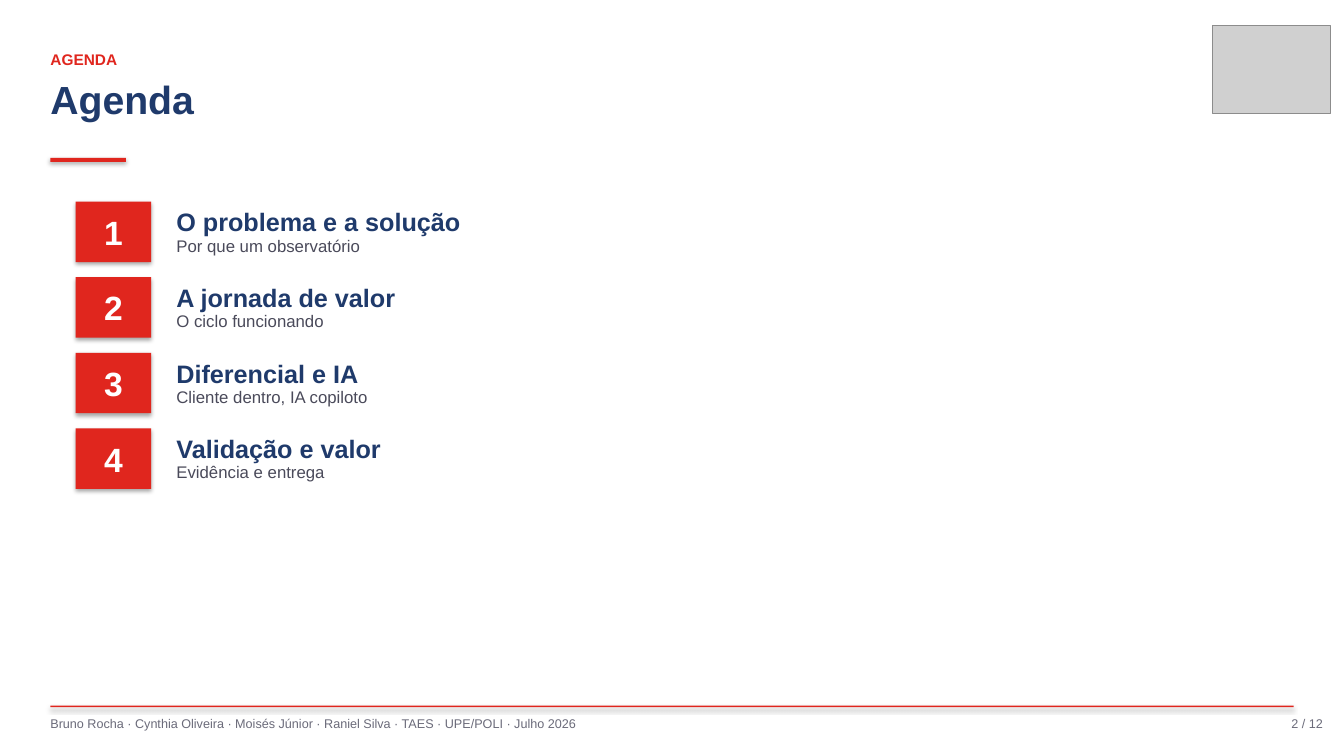
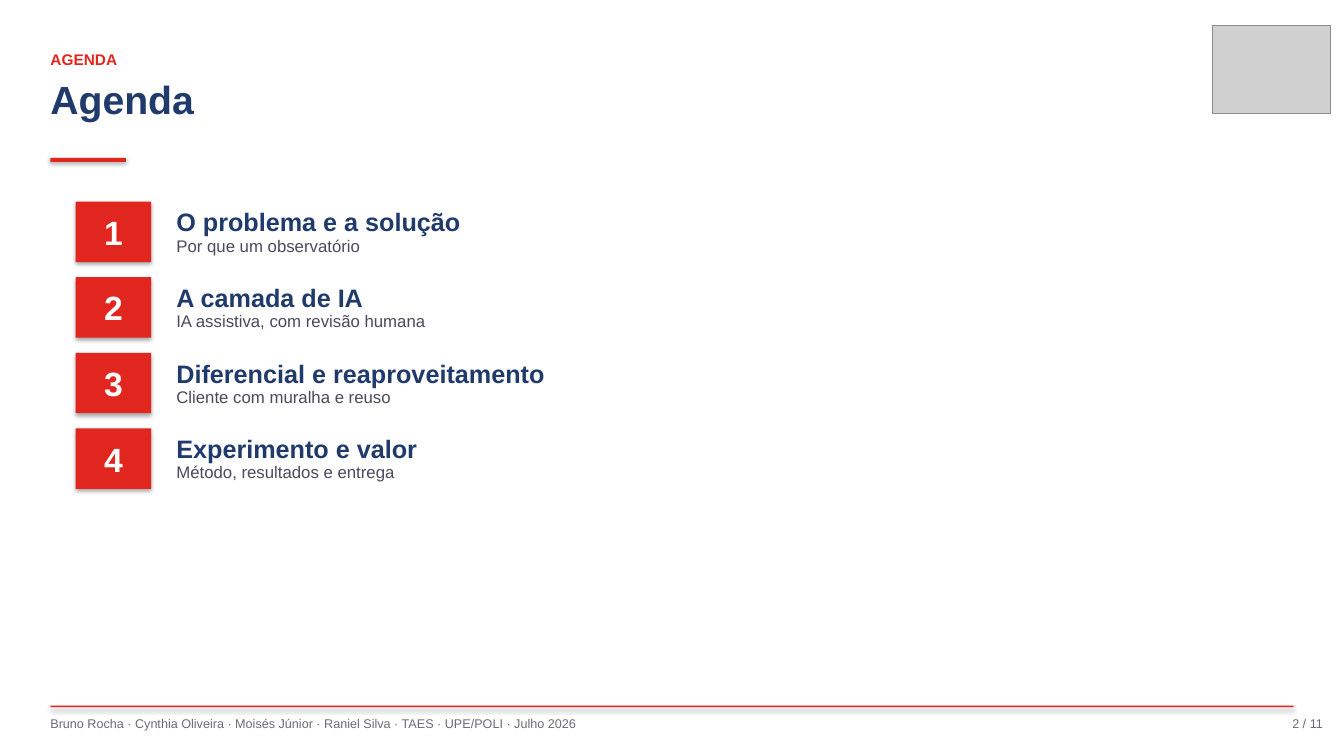
Before and after one commit to raniel90/obione, a slide deck: slide 2 of atividades/apresentacoes/ObiOne_Apresentacao_Final.pptx. Drawn at 1344x756 pixels with LibreOffice and Linux fonts; fonts in the diff are those of the drawing; grey boxes stand for pictures. Boxes give left, top, right and bottom in pixels: in the first picture for what was removed or moved away, otherwise in the second. Text is boxed around its words. In the diff, an @@ line names an element or a change of style, - is before the commit and + after.

```diff
--- a/atividades/apresentacoes/ObiOne_Apresentacao_Final.pptx
+++ b/atividades/apresentacoes/ObiOne_Apresentacao_Final.pptx
@@ text at [176,288,363,308]: text changed @@
-A jornada de valor
+A camada de IA
@@ text at [176,315,426,329]: text changed @@
-O ciclo funcionando
+IA assistiva, com revisão humana
@@ text at [176,364,544,388]: text changed @@
-Diferencial e IA
+Diferencial e reaproveitamento
@@ text at [176,391,391,403]: text changed @@
-Cliente dentro, IA copiloto
+Cliente com muralha e reuso
@@ text at [176,439,417,464]: text changed @@
-Validação e valor
+Experimento e valor
@@ text at [176,465,395,482]: text changed @@
-Evidência e entrega
+Método, resultados e entrega
@@ text at [1292,719,1323,728]: text changed @@
-2 / 12
+2 / 11
```
Also in this commit, not shown: 7 other slides changed, 1 slide added, 2 slides removed, 1 other file.
